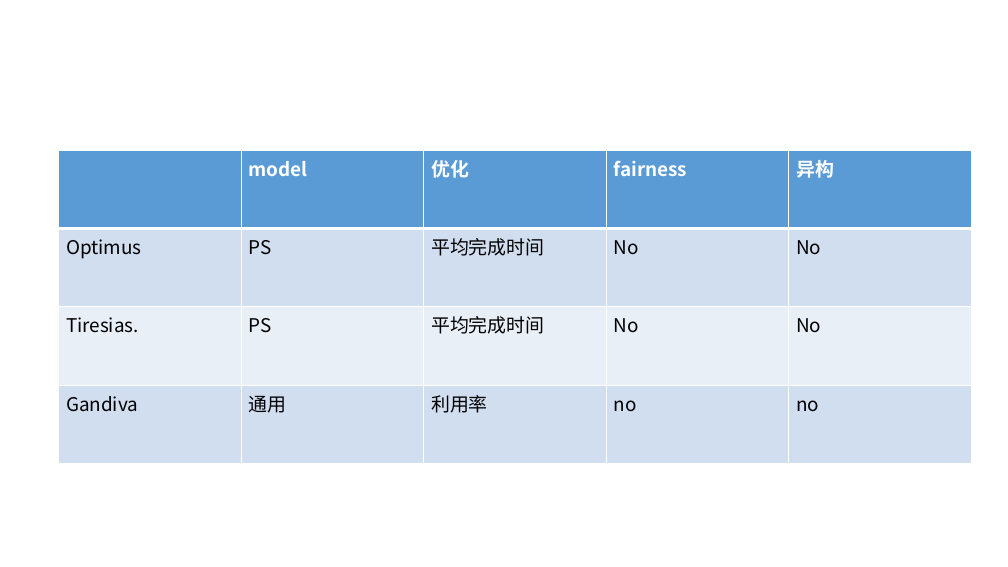
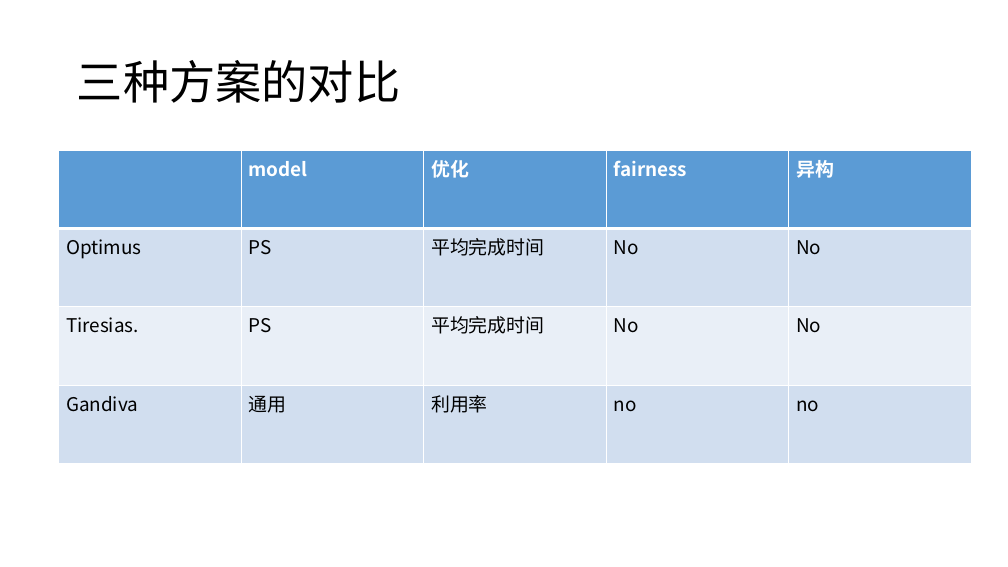
Before and after one commit to LukeLIN-web/distrubuted-ML-system, a slide deck: slide 12 of week report/8.18 report.pptx (slide 6 before the commit). Drawn at 1008x567 pixels with LibreOffice and Linux fonts; fonts in the diff are those of the drawing. Boxes give left, top, right and bottom in pixels: in the first picture for what was removed or moved away, otherwise in the second. Text is boxed around its words. In the diff, an @@ line names an element or a change of style, - is before the commit and + after.

```diff
--- a/week report/8.18 report.pptx
+++ b/week report/8.18 report.pptx
@@ title added at <box>77,60,400,103</box>, 44 pt, text #000000 @@
+三种方案的对比
```
Also in this commit, not shown: 2 other slides changed, 1 slide added, 1 other file.
